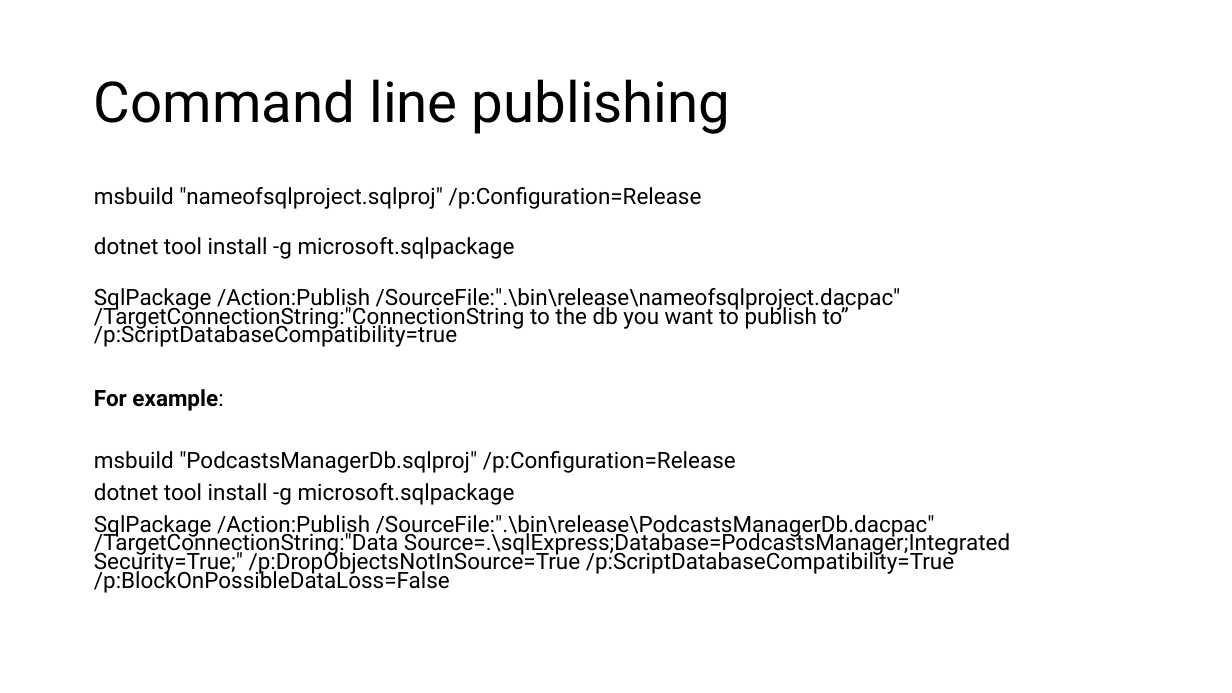
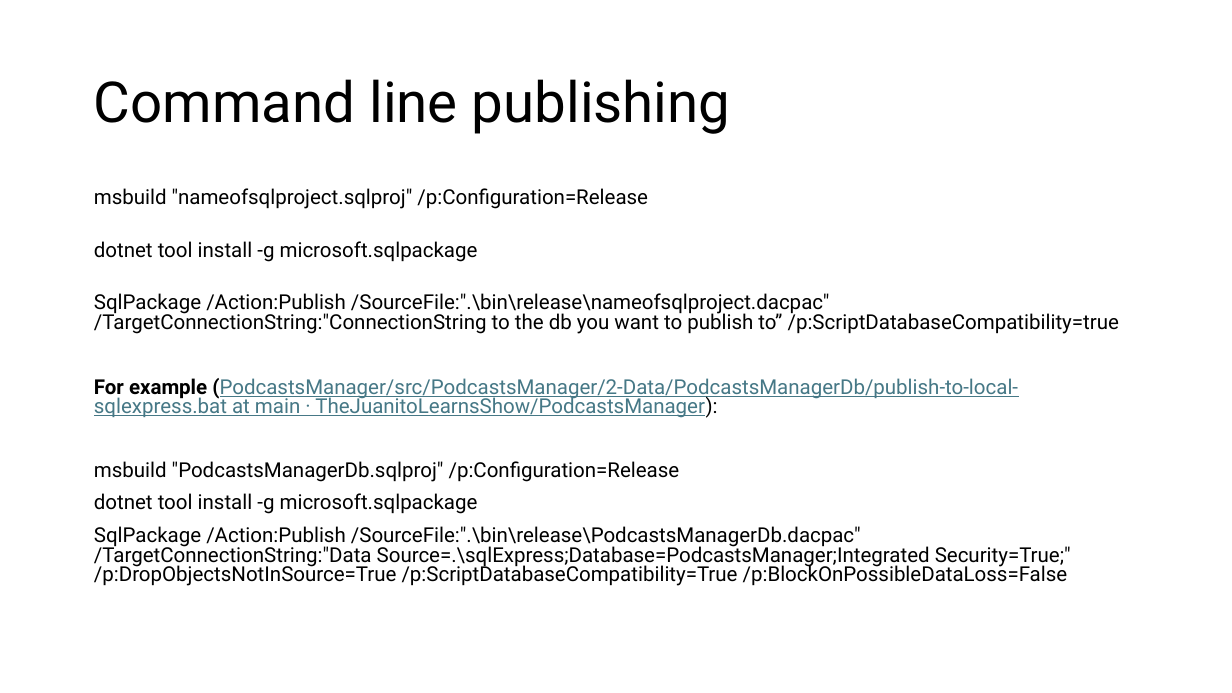
Before and after one commit to TheJuanitoLearnsShow/PodcastsManager, a slide deck: slide 13 of slides/VS sql project.pptx. Drawn at 1232x693 pixels with LibreOffice and Linux fonts; fonts in the diff are those of the drawing. Boxes give left, top, right and bottom in pixels: in the first picture for what was removed or moved away, otherwise in the second. Text is boxed around its words. In the diff, an @@ line names an element or a change of style, - is before the commit and + after.

```diff
--- a/slides/VS sql project.pptx
+++ b/slides/VS sql project.pptx
@@ text at (94,188,1119,586): size 17.5 to 16 pt in "msbuild "nameofsqlproject.sqlproj" /p:Configuration=Release", "dotnet tool install -g microsoft.sqlpackage", "SqlPackage /Action:Publish /SourceFile:".\bin\release\nameof ...", "msbuild "PodcastsManagerDb.sqlproj" /p:Configuration=Release" and 2 more places; line spacing 0.7 to 0.8 @@
@@ text at (94,378,1018,418): text changed; size 17.5 to 16 pt; text colour #000000 to #467886; bold off @@
-For example:
+For example (PodcastsManager/src/PodcastsManager/2-Data/PodcastsManagerDb/publish-to-local-sqlexpress.bat at main · TheJuanitoLearnsShow/PodcastsManager):
```
Also in this commit, not shown: 4 other slides changed, 1 other file.
